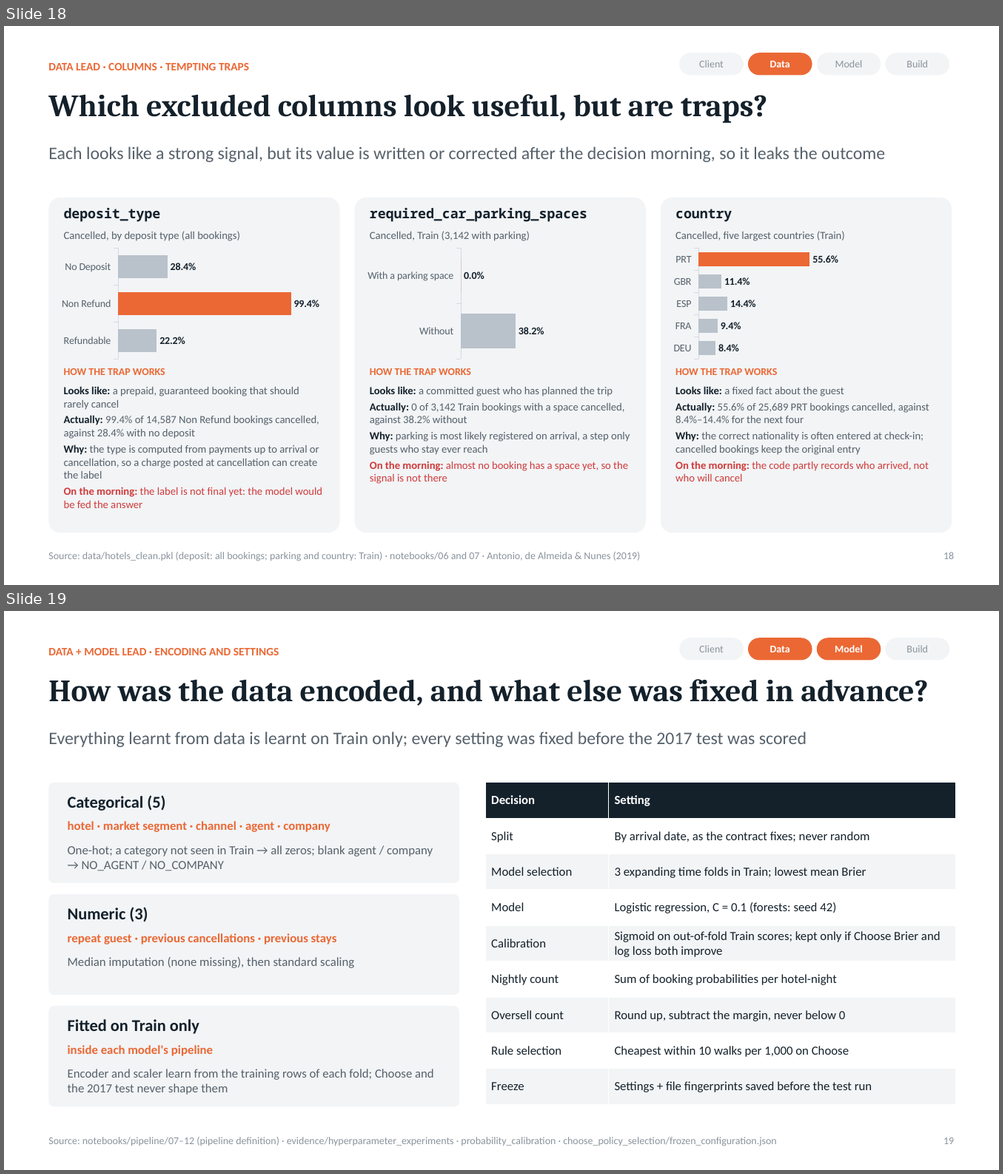
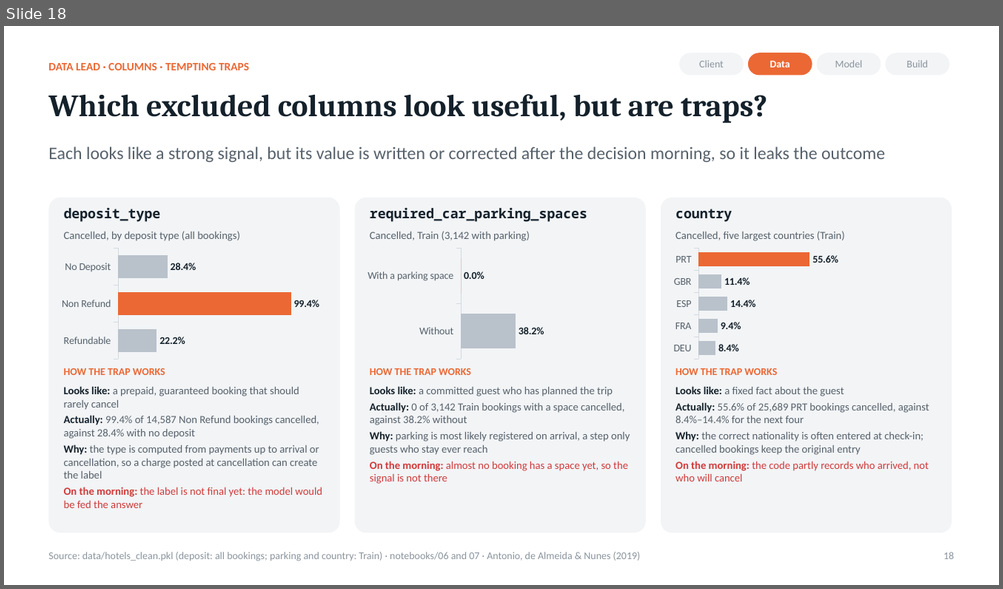
Before and after one commit to rohitpandeyai-star/IIT_GN_W06, a slide deck: Hotel_Overbooking_Deck_By_Lead.pptx. Shown one above the other, each under a label of ours: slides 18 and 19 before the commit, slide 18 after it. The pictures are 1003x1174 and 1003x589 pixels, drawn with LibreOffice and Linux fonts; fonts in the diff are those of the drawing. Boxes give left, top, right and bottom in pixels: in the first picture for what was removed or moved away, otherwise in the second. Text is boxed around its words. In the diff, an @@ line names an element or a change of style, - is before the commit and + after.

```diff
--- a/Hotel_Overbooking_Deck_By_Lead.pptx
+++ b/Hotel_Overbooking_Deck_By_Lead.pptx
@@ slide 19 removed at [4, 611, 999, 1170], background #FFFFFF @@
@@ text removed at [48, 648, 279, 655] @@
-DATA + MODEL LEAD · ENCODING AND SETTINGS
@@ rounded rectangle removed at [679, 638, 743, 661] @@
-Client
@@ rounded rectangle removed at [748, 638, 812, 661] @@
-Data
@@ rounded rectangle removed at [817, 638, 881, 661] @@
-Model
@@ rounded rectangle removed at [885, 638, 949, 661] @@
-Build
@@ text removed at [48, 679, 928, 706] @@
-How was the data encoded, and what else was fixed in advance?
@@ text removed at [48, 732, 806, 747] @@
-Everything learnt from data is learnt on Train only; every setting was fixed before the 2017 test was scored
@@ rounded rectangle removed at [48, 783, 459, 883] @@
@@ table removed at [485, 783, 956, 1105], 9 rows, 2 columns @@
-Decision | Setting
-Split | By arrival date, as the contract fixes; never random
-Model selection | 3 expanding time folds in Train; lowest mean Brier
-Model | Logistic regression, C = 0.1 (forests: seed 42)
-Calibration | Sigmoid on out-of-fold Train scores; kept only if Choose Brier and log loss both improve
-Nightly count | Sum of booking probabilities per hotel-night
-Oversell count | Round up, subtract the margin, never below 0
-Rule selection | Cheapest within 10 walks per 1,000 on Choose
-Freeze | Settings + file fingerprints saved before the test run
@@ text removed at [68, 795, 165, 811] @@
-Categorical (5)
@@ text removed at [68, 821, 330, 832] @@
-hotel · market segment · channel · agent · company
@@ text removed at [68, 846, 432, 871] @@
-One-hot; a category not seen in Train → all zeros; blank agent / company → NO_AGENT / NO_COMPANY
@@ rounded rectangle removed at [48, 894, 459, 995] @@
@@ text removed at [68, 907, 148, 922] @@
-Numeric (3)
@@ text removed at [68, 934, 337, 945] @@
-repeat guest · previous cancellations · previous stays
@@ text removed at [68, 957, 354, 968] @@
-Median imputation (none missing), then standard scaling
@@ rounded rectangle removed at [48, 1006, 459, 1107] @@
@@ text removed at [68, 1019, 199, 1034] @@
-Fitted on Train only
@@ text removed at [68, 1045, 213, 1056] @@
-inside each model's pipeline
@@ text removed at [68, 1069, 434, 1095] @@
-Encoder and scaler learn from the training rows of each fold; Choose and the 2017 test never shape them
@@ text removed at [48, 1137, 777, 1147] @@
-Source: notebooks/pipeline/07–12 (pipeline definition) · evidence/hyperparameter_experiments · probability_calibration · choose_policy_selection/frozen_configuration.json
@@ text removed at [943, 1138, 953, 1145] @@
-19
```
Also in this commit, not shown: 7 slides changed, 2 slides added, 1 other file.
